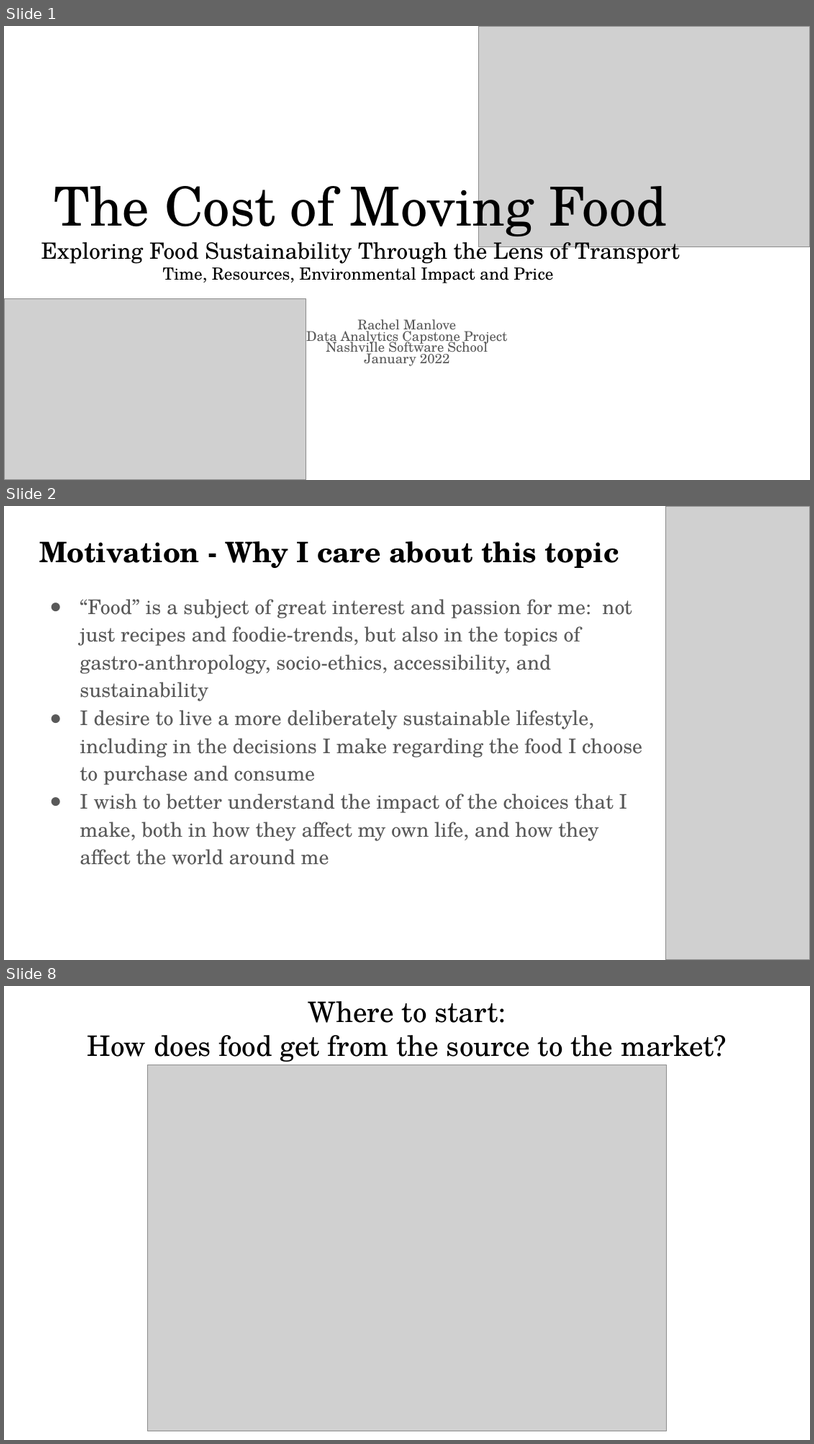
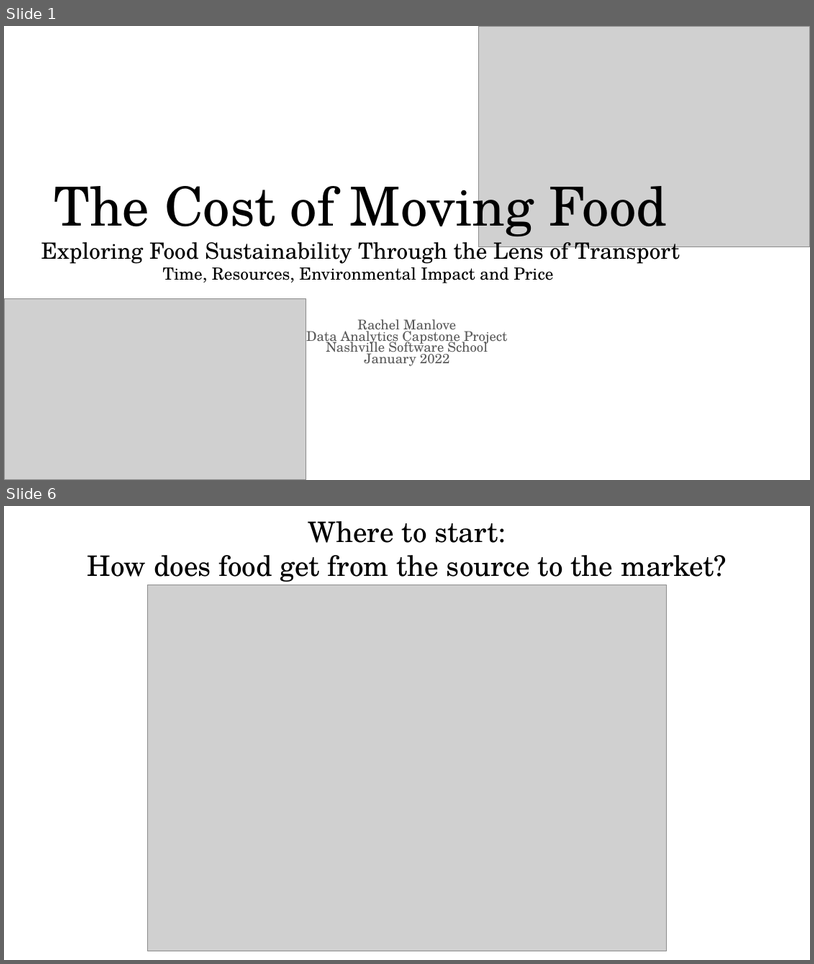
Before and after one commit to Rhunsilval/capstone, a slide deck: Presentation/The Cost of Moving Food - capstone.pptx. Shown one above the other, each under a label of ours: slides 1, 2 and 8 before the commit, slides 1 and 6 after it; the slides between them are not shown. The pictures are 814x1444 and 814x964 pixels, drawn with LibreOffice and Linux fonts; fonts in the diff are those of the drawing; grey boxes stand for pictures. Boxes give left, top, right and bottom in pixels: in the first picture for what was removed or moved away, otherwise in the second. Text is boxed around its words. In the diff, an @@ line names an element or a change of style, - is before the commit and + after.

```diff
--- a/Presentation/The Cost of Moving Food - capstone.pptx
+++ b/Presentation/The Cost of Moving Food - capstone.pptx
@@ slide 2 removed at (x1=4, y1=506, x2=810, y2=960), background #FFFFFF @@
@@ picture removed at (x1=666, y1=507, x2=810, y2=960) @@
@@ title removed at (x1=39, y1=541, x2=620, y2=568) @@
-Motivation - Why I care about this topic
@@ text removed at (x1=80, y1=599, x2=643, y2=865) @@
-● “Food” is a subject of great interest and passion for me: not just recipes and foodie-trends, but also in the topics of gastro-anthropology, socio-ethics, accessibility, and sustainability
-● I desire to live a more deliberately sustainable lifestyle, including in the decisions I make regarding the food I choose to purchase and consume
-● I wish to better understand the impact of the choices that I make, both in how they affect my own life, and how they affect the world around me
@@ what was slide 8 is now slide 6 @@
```
Also in this commit, not shown: 11 slides changed, 1 slide added, 15 other slides removed, 3 other files.
